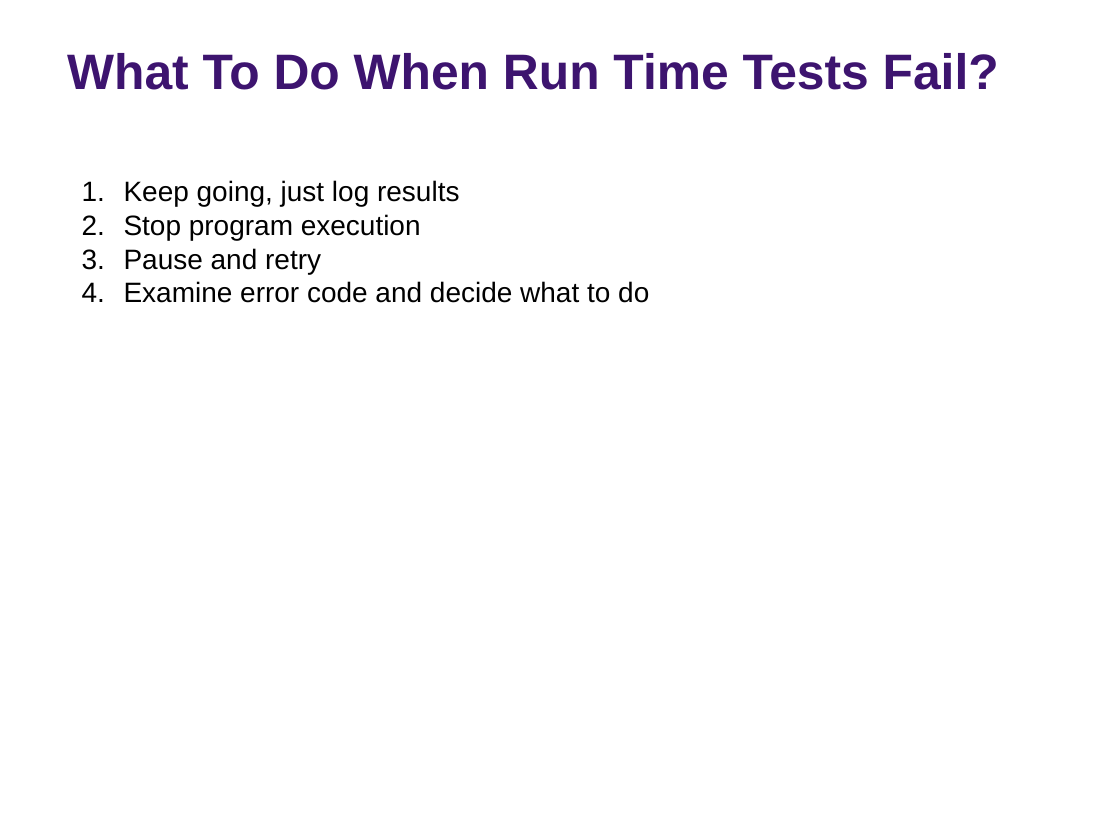
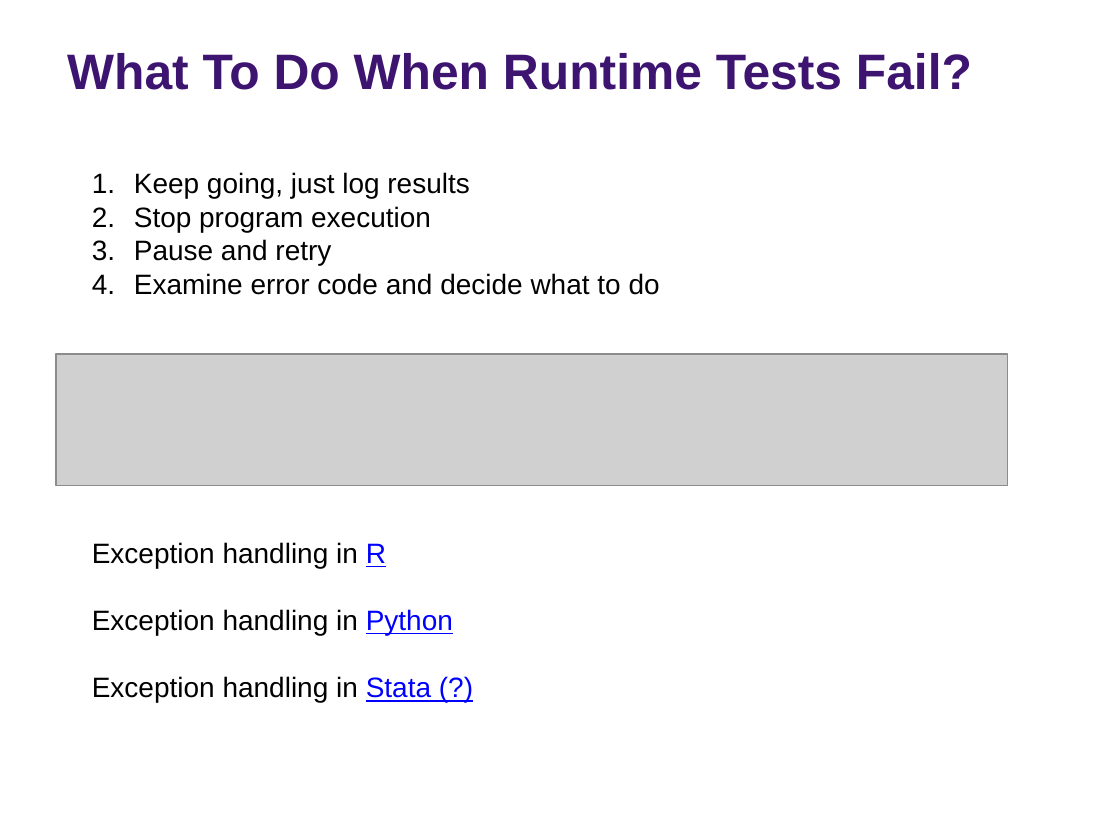
Before and after one commit to rs-kellogg/2023-phd-workshop, a slide deck: slide 18 of session-3/Session-3-Automation-Testing.pptx (slide 21 before the commit). Drawn at 1120x840 pixels with LibreOffice and Linux fonts; fonts in the diff are those of the drawing; grey boxes stand for pictures; background and template pictures are left out. Boxes give left, top, right and bottom in pixels: in the first picture for what was removed or moved away, otherwise in the second. Text is boxed around its words. In the diff, an @@ line names an element or a change of style, - is before the commit and + after.

```diff
--- a/session-3/Session-3-Automation-Testing.pptx
+++ b/session-3/Session-3-Automation-Testing.pptx
@@ title at bbox=[67, 53, 972, 90]: text changed @@
-What To Do When Run Time Tests Fail?
+What To Do When Runtime Tests Fail?
@@ text "Keep going, just log results": place and size @@
-text "Keep going, just log results" at bbox=[124, 180, 649, 303]
+text "Keep going, just log results" at bbox=[92, 172, 660, 702]
@@ picture added at bbox=[56, 354, 1008, 486] @@
@@ text at bbox=[92, 542, 453, 702]: paragraphs added @@
+Exception handling in R
+Exception handling in Python
+Exception handling in Stata (?)
```
Also in this commit, not shown: 10 other slides changed, 4 slides added, 3 slides removed.
